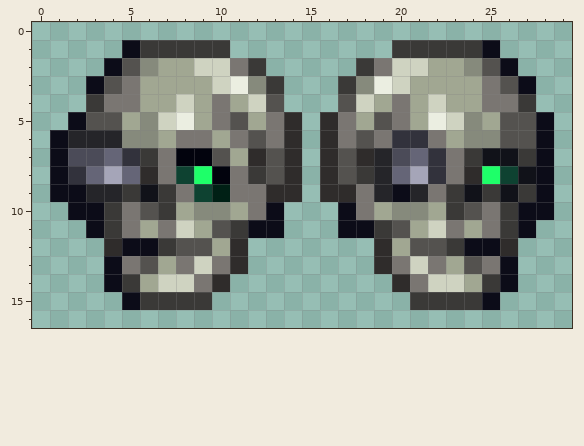
Two versions of one pixel-art sprite, Content/Projectiles/Friendly/Pets/CraterDemonPet.png. The picture above is the old version.
The file is 60x34 pixels, drawn in blocks of 2x2; one block is one cell here.
After:
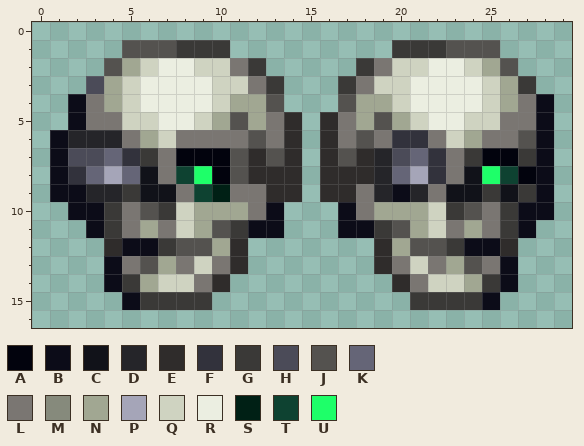
Palette (. is transparent): A #02030d  B #0c0c18  C #111219  D #252529  E #2f2c2b  F #32323c  G #3a3937  H #4b4b58  J #54524f  K #656577  L #7a7672  M #868a7c  N #a1a792  P #a5a5b8  Q #cfd3c1  R #ebeee1  S #002015  T #0e4231  U #1eff69
The edit:
Colour C gives way to colour A in row 7 at x 25 to 26; in row 8 at x 27.
Colour J gives way to colour A in row 7 at x 10.
The edit adds colour B in row 4 at x 2 and 28.
Colour E gives way to colour C in row 8 at x 6 and 24.
Colour G gives way to colour C in row 9 at x 7 and 23.
Colour G gives way to colour E in row 8 at x 12 and 18.
Colour J gives way to colour E in row 8 at x 13 and 17.
Colour B gives way to colour G in row 3 at x 27.
Colour B gives way to colour H in row 3 at x 3.
Colour B gives way to colour J in row 1 at x 5 and 25; in row 2 at x 4 and 26.
Colour G gives way to colour J in row 1 at x 6 to 7 and 23 to 24.
Colour L gives way to colour J in row 8 at x 11.
Colour N gives way to colour J in row 7 at x 11.
Colour G gives way to colour L in row 4 at x 3 and 27.
Colour J gives way to colour L in row 5 at x 3 to 4 and 26 to 27; in row 6 at x 26.
Colour M gives way to colour L in row 3 at x 12 and 18; in row 6 at x 5 and 25.
Colour N gives way to colour L in row 6 at x 10.
Colour J gives way to colour N in row 2 at x 5 and 25; in row 3 at x 4 and 26.
Colour L gives way to colour N in row 4 at x 4 and 26; in row 5 at x 10 and 20.
Colour M gives way to colour N in row 6 at x 6 and 24; in row 10 at x 9 to 10 and 20 to 21.
Colour Q gives way to colour N in row 4 at x 12 and 18.
Colour L gives way to colour Q in row 3 at x 5 and 25; in row 4 at x 5, 10, 20 and 25.
Colour M gives way to colour Q in row 2 at x 6 and 24; in row 5 at x 6 and 24.
Colour N gives way to colour Q in row 5 at x 5, 9, 21 and 25; in row 6 at x 7 and 23; in row 10 at x 8 and 22.
Colour R gives way to colour Q in row 3 at x 11 and 19.
Colour N gives way to colour R in row 2 at x 7 to 8 and 22 to 23; in row 3 at x 6 to 9 and 21 to 24; in row 4 at x 6 to 7, 9, 21 and 23 to 24.
Colour Q gives way to colour R in row 4 at x 8 and 22; in row 5 at x 7 and 23.
